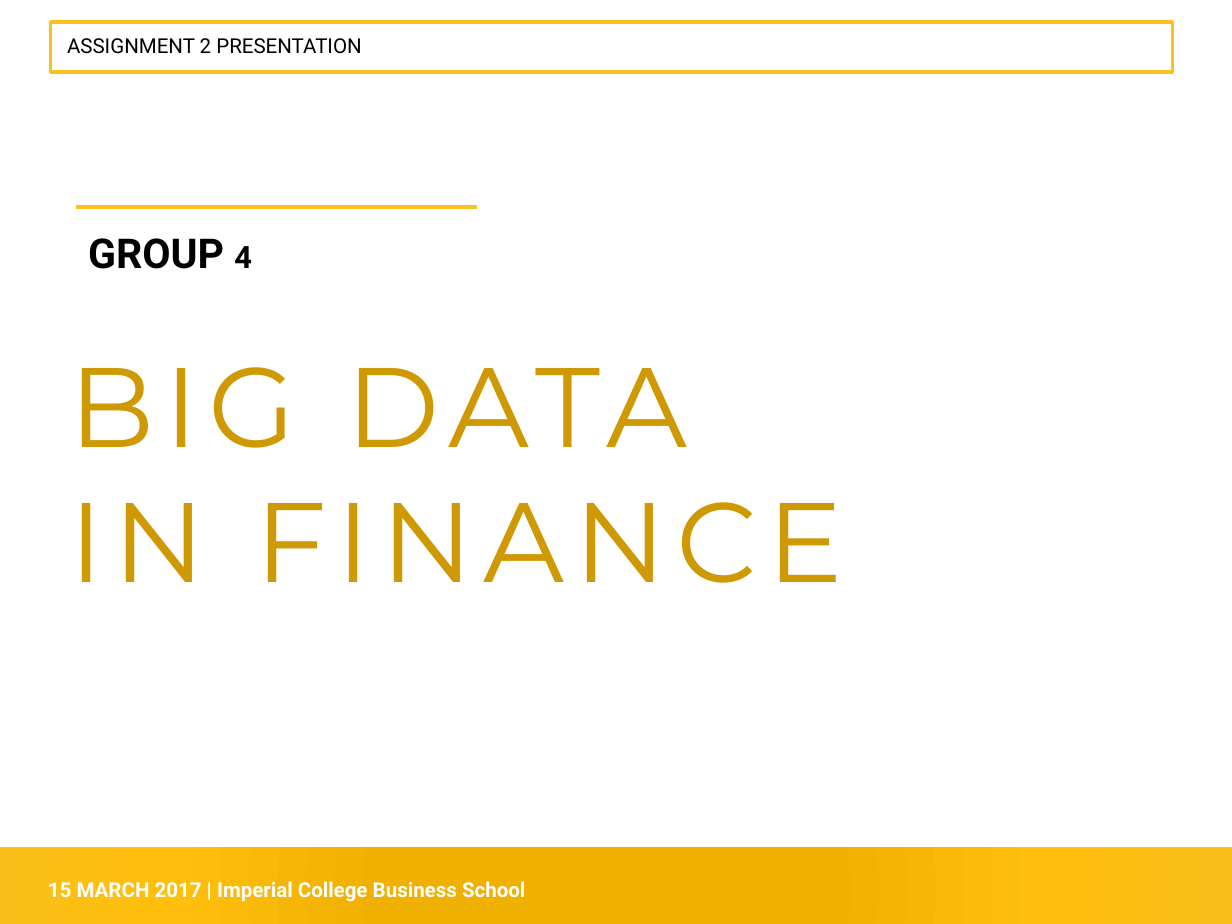
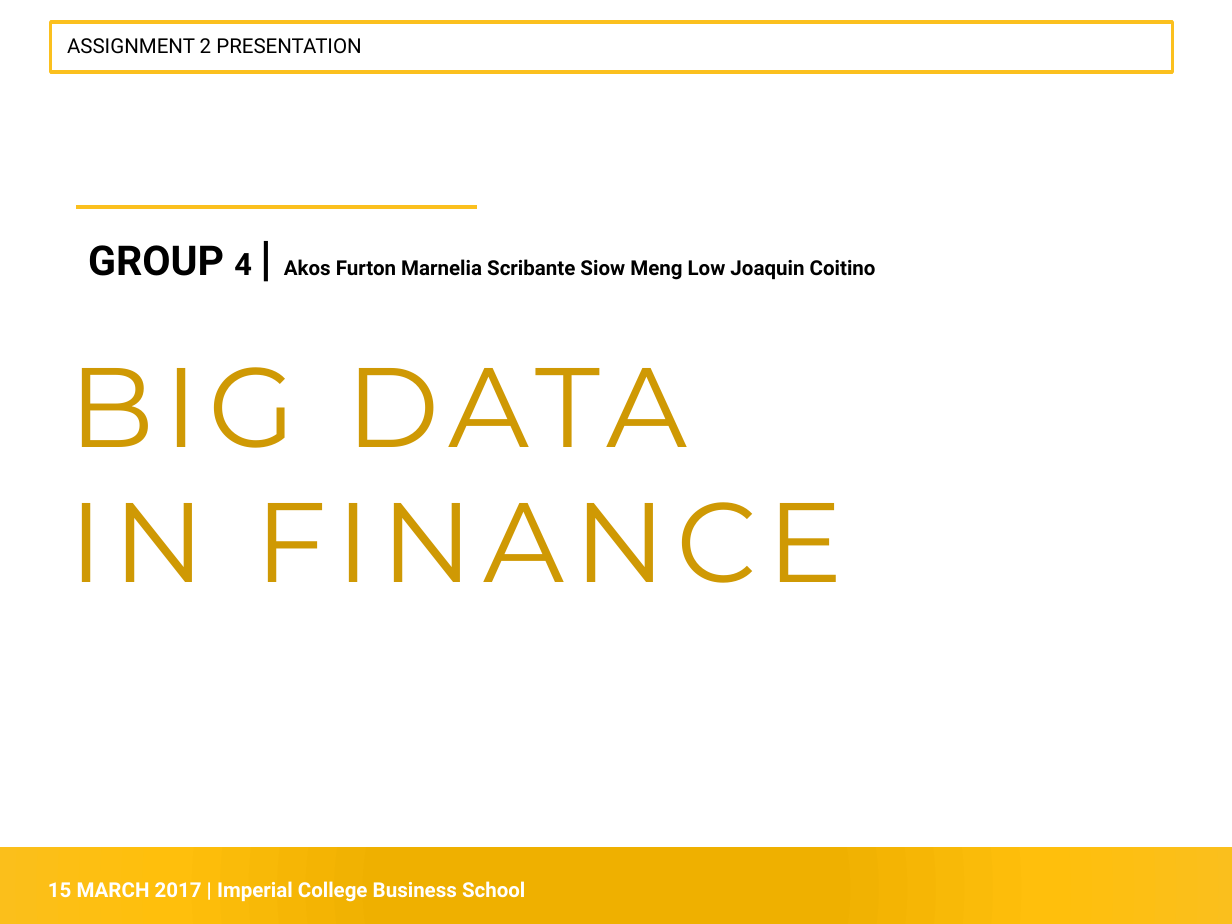
Before and after one commit to siowmeng/bigdatafinance, a slide deck: slide 1 of Presentation.pptx. Drawn at 1232x924 pixels with LibreOffice and Linux fonts; fonts in the diff are those of the drawing. Boxes give left, top, right and bottom in pixels: in the first picture for what was removed or moved away, otherwise in the second. Text is boxed around its words. In the diff, an @@ line names an element or a change of style, - is before the commit and + after.

```diff
--- a/Presentation.pptx
+++ b/Presentation.pptx
@@ text at [88, 245, 876, 280]: text changed; size 24 to 12 pt @@
-GROUP 4
+GROUP 4 | Akos Furton Marnelia Scribante Siow Meng Low Joaquin Coitino
```
Also in this commit, not shown: 7 other slides changed, 3 slides added, 2 slides removed.
